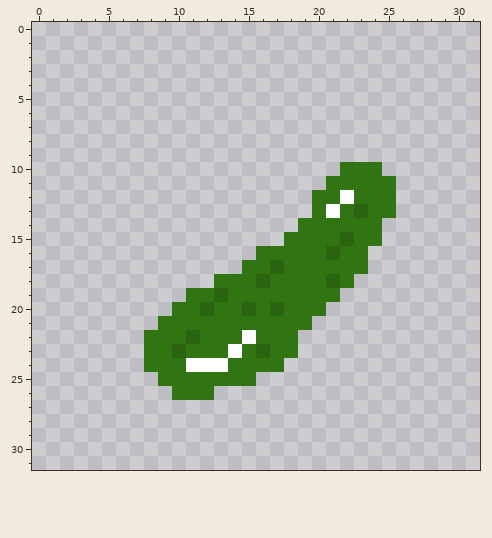
Pixel-art sprite, stored at assets/food/pickle.png. The picture above is the old version.
The file is 32x32 pixels. The old version is drawn lined up with the new one.
After:
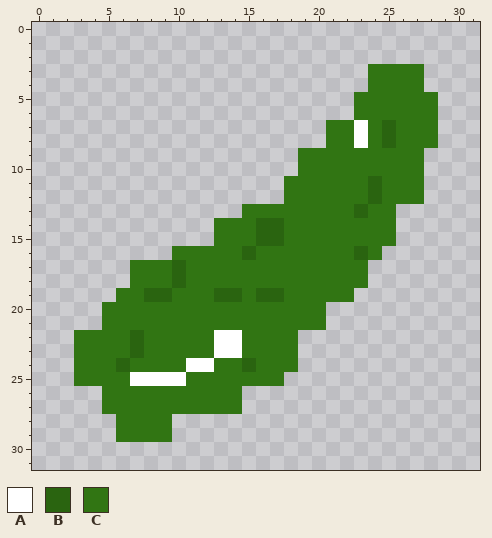
Palette (. is transparent): A #ffffff  B #2a6410  C #317513
Diff:
whole drawing moved by +1,+7 (the old picture is shown already moved)
y 3..4: x 24..27 .... -> CCCC
y 5..6: x 23..28 ...... -> CCCCCC
y 7..8: x 21..28 ........ -> CCACBCCC
y 9: x 19..27 ......... -> CCCCCCCCC
y 10: x 19..21 ... -> CCC; x 25..27 ... -> CCC
y 11: x 18..20 ... -> CCC; x 24 C -> B; x 26..27 .. -> CC
y 12: x 18..19 .. -> CC; x 22 A -> C; x 24 C -> B; x 26..27 .. -> CC
y 13: x 15..19 ..... -> CCCCC; x 21 A -> C
y 14: x 13..18 ...... -> CCCBBC; x 25 . -> C
y 15: x 13..17 ..... -> CCCBB; x 22 B -> C; x 25 . -> C
y 16: x 10..15 ...... -> CCCCCB; x 21 B -> C; x 23..24 C. -> BC
y 17: x 7..14 ........ -> CCCBCCCC; x 17 B -> C
y 18: x 7..12 ...... -> CCCBCC; x 16 B -> C; x 21 B -> C; x 23 . -> C
y 19: x 6..10 ..... -> CCBBC; x 14 C -> B; x 16..17 CC -> BB; x 22 . -> C
y 20: x 5..9 ..... -> CCCCC; x 12 B -> C; x 15 B -> C; x 17 B -> C
y 21: x 5..8 .... -> CCCC; x 20 . -> C
y 22: x 3..7 ..... -> CCCCB; x 11 B -> C; x 13..15 CCA -> AAC
y 23: x 3..7 ..... -> CCCCB; x 10 B -> C; x 13 C -> A; x 16 B -> C
y 24: x 3..7 ..... -> CCCBC; x 13 A -> C; x 15 C -> B; x 18 . -> C
y 25: x 3..10 ......CC -> CCCCAAAA; x 16..17 .. -> CC
y 26: x 5..9 ..... -> CCCCC; x 13..14 .. -> CC
y 27: x 5..14 .......... -> CCCCCCCCCC
y 28..29: x 6..9 .... -> CCCC
Where, in picture pixels (left, top, right, bottom), the same in both pictures:
changed: (74, 64, 438, 442)
